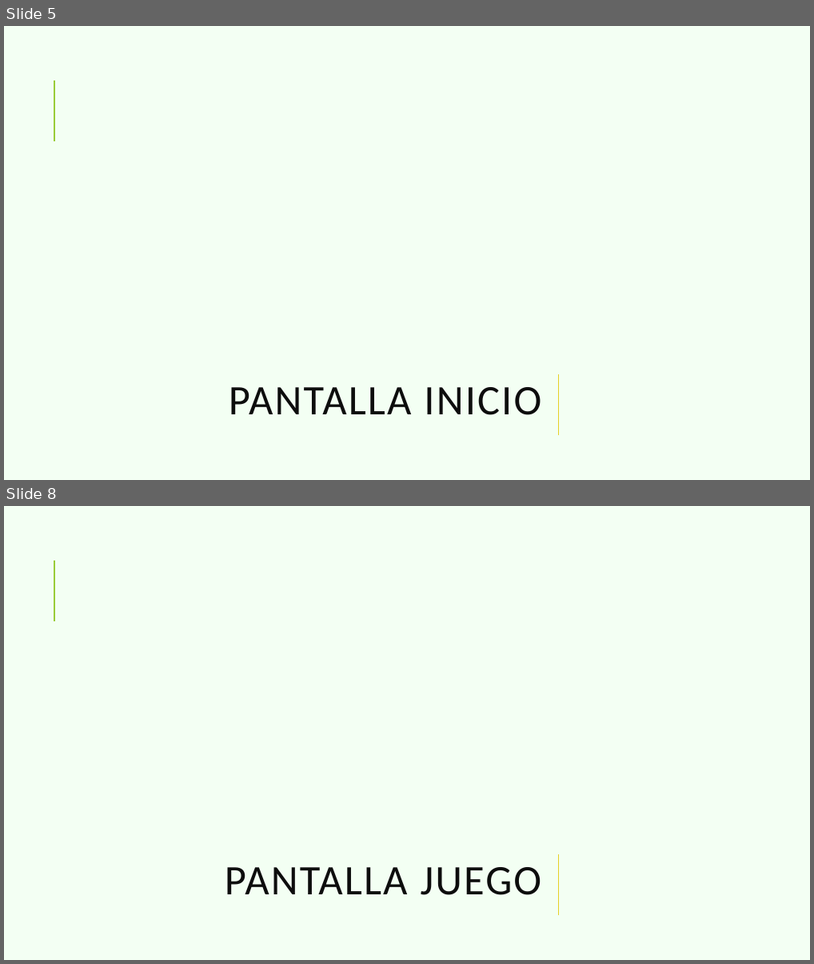
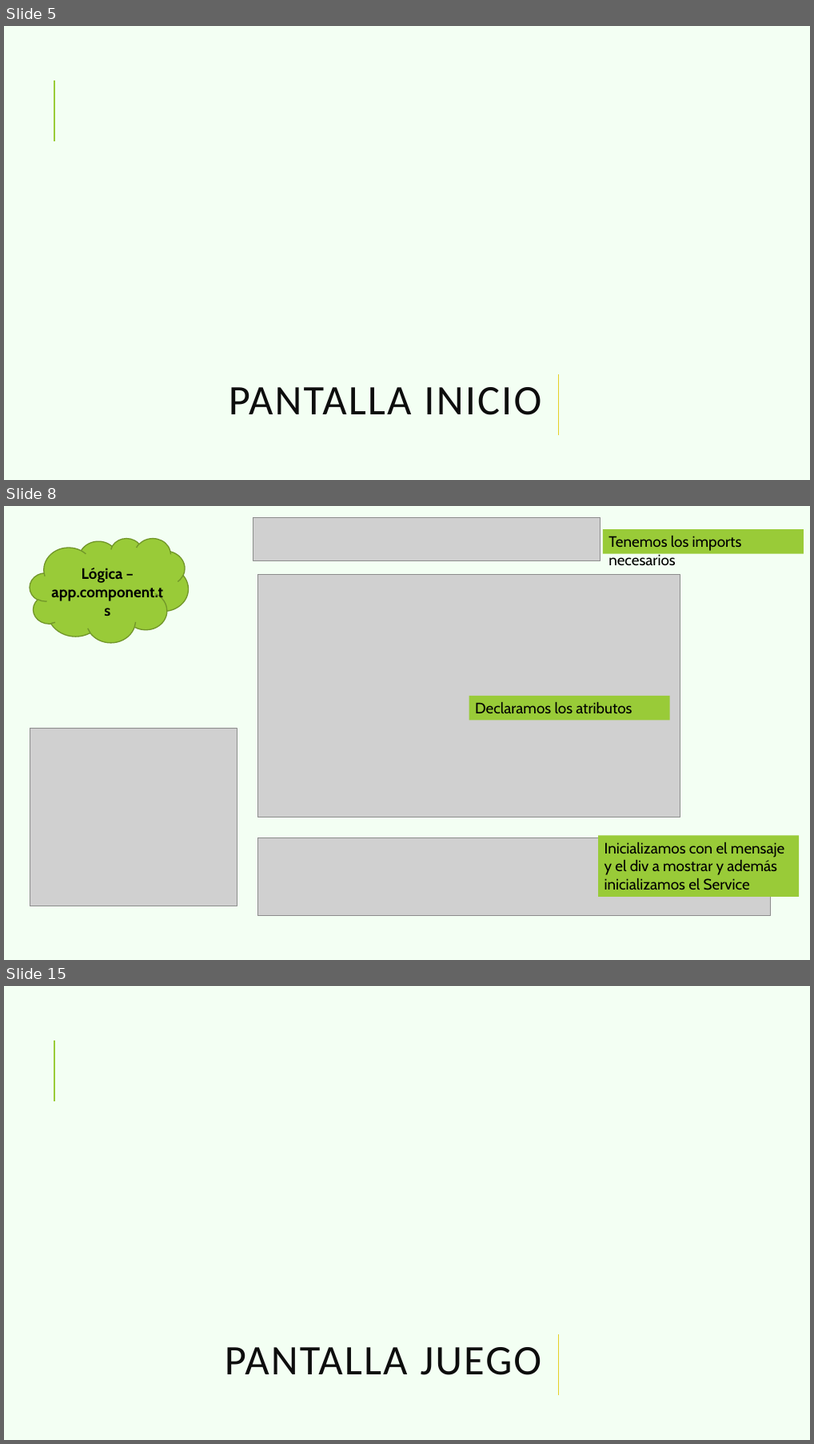
Before and after one commit to azaharafernandezguizan/STEMTrivialAngular, a slide deck: Documents/Trivial_Angular.pptx. Shown one above the other, each under a label of ours: slides 5 and 8 before the commit, slides 5, 8 and 15 after it; the slides between them are not shown. The pictures are 814x964 and 814x1444 pixels, drawn with LibreOffice and Linux fonts; fonts in the diff are those of the drawing; grey boxes stand for pictures; background and template pictures are left out. Boxes give left, top, right and bottom in pixels: in the first picture for what was removed or moved away, otherwise in the second. Text is boxed around its words. In the diff, an @@ line names an element or a change of style, - is before the commit and + after.

```diff
--- a/Documents/Trivial_Angular.pptx
+++ b/Documents/Trivial_Angular.pptx
@@ slide 8 added at (x1=4, y1=506, x2=810, y2=960), background #F3FFF3; not listed: 1 template element that a slide beside it also shows @@
@@ picture added at (x1=254, y1=517, x2=601, y2=560) @@
@@ rectangle added at (x1=603, y1=529, x2=804, y2=553), fill #99CB38, 18 pt, text #000000 @@
+Tenemos los imports necesarios
@@ cloud added at (x1=30, y1=538, x2=189, y2=642), fill #99CB38, outline #719629 1.25 pt @@
@@ text added at (x1=51, y1=568, x2=163, y2=601), 18 pt, text #000000, bold @@
+Lógica – app.component.ts
@@ picture added at (x1=258, y1=574, x2=681, y2=817) @@
@@ rectangle added at (x1=470, y1=696, x2=670, y2=720), fill #99CB38, 18 pt, text #000000 @@
+Declaramos los atributos
@@ picture added at (x1=30, y1=728, x2=238, y2=906) @@
@@ picture added at (x1=258, y1=837, x2=770, y2=916) @@
@@ rectangle added at (x1=598, y1=835, x2=799, y2=896), fill #99CB38, 18 pt, text #000000 @@
+Inicializamos con el mensaje y el div a mostrar y además inicializamos el Service
@@ what was slide 8 is now slide 15 @@
```
Also in this commit, not shown: 14 other slides added, 6 slides removed, 2 other files.
